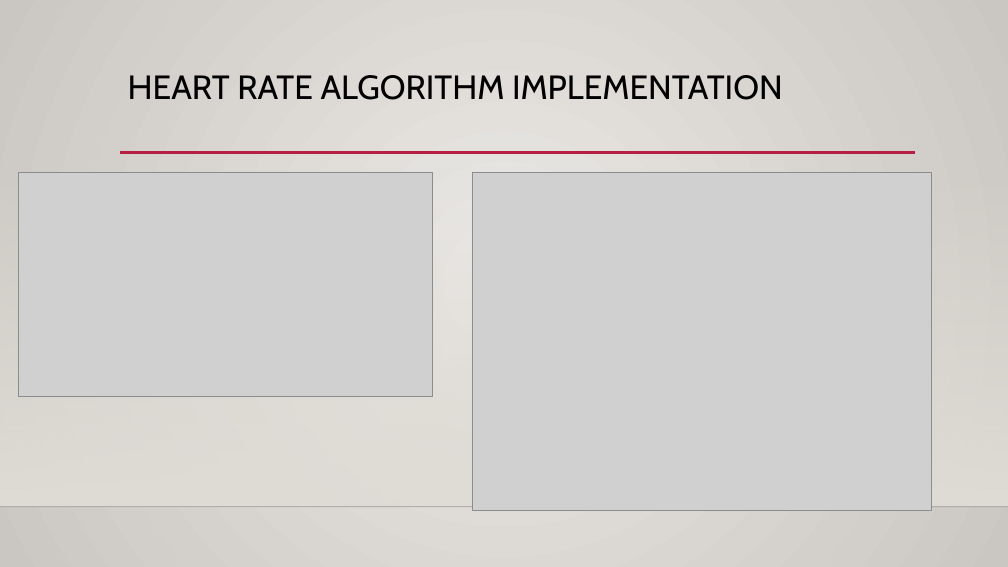
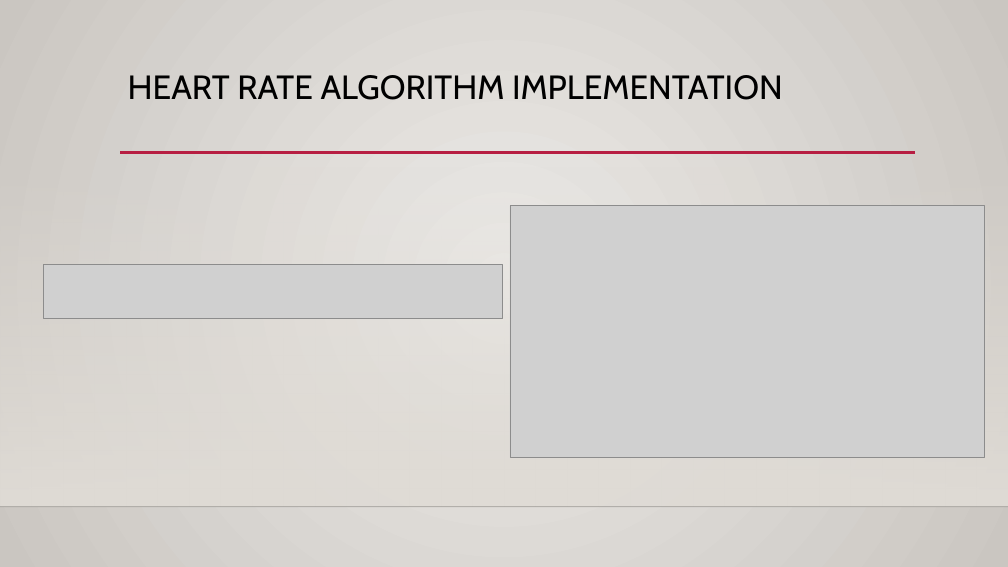
Before and after one commit to theRadFad/HeartMonitor, a slide deck: slide 15 of ECG Heart Monitor.pptx (slide 14 before the commit). Drawn at 1008x567 pixels with LibreOffice and Linux fonts; fonts in the diff are those of the drawing; grey boxes stand for pictures; background and template pictures are left out. Boxes give left, top, right and bottom in pixels: in the first picture for what was removed or moved away, otherwise in the second. Text is boxed around its words. In the diff, an @@ line names an element or a change of style, - is before the commit and + after.

```diff
--- a/ECG Heart Monitor.pptx
+++ b/ECG Heart Monitor.pptx
@@ picture removed at <box>18,173,432,397</box> @@
@@ picture: place and size @@
-picture at <box>473,173,932,510</box>
+picture at <box>510,206,985,457</box>
@@ picture added at <box>44,264,503,318</box> @@
```
Also in this commit, not shown: 2 other slides changed, 1 slide added, 1 slide removed.
